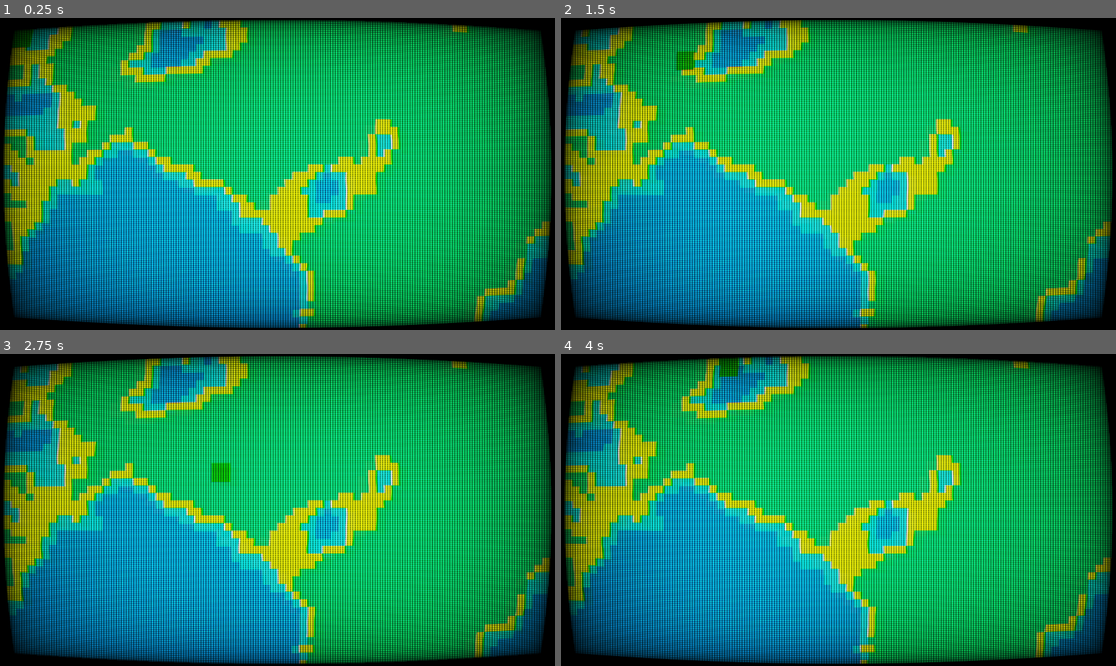
Above: before the commit, frames 1-4 (two rows, left to right).
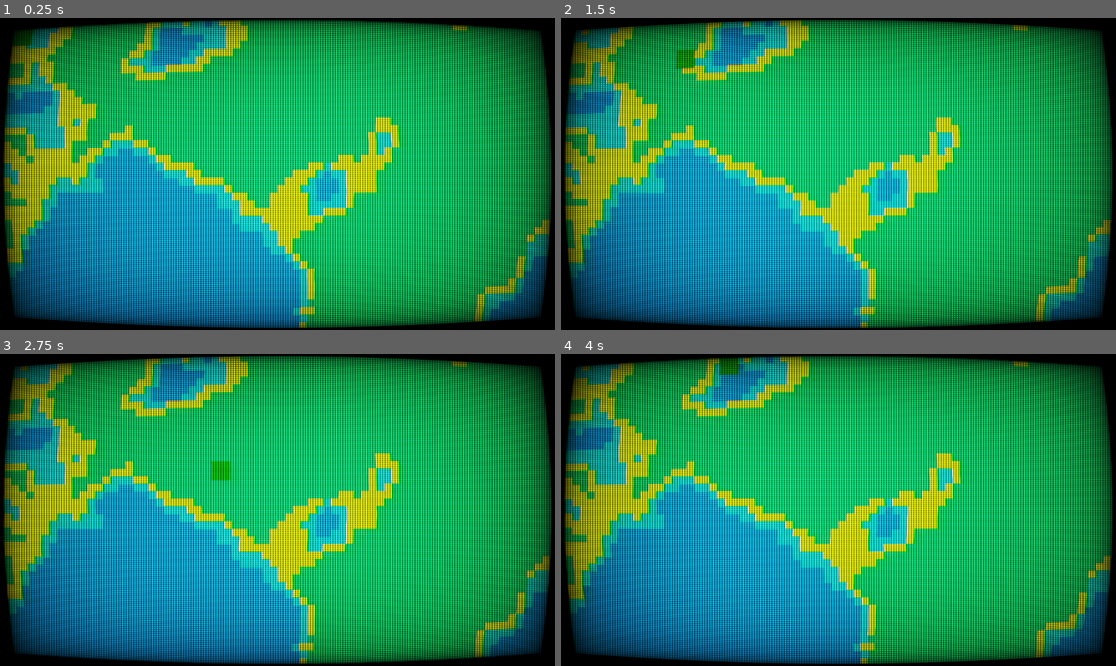
Above: after the commit, the same moments.

Repository: edenYosef1990/myGodotGame
Game: Godot game, scene res://MainScene.tscn
Two runs of this game, one before a commit and one after it. Both use one fixed random seed, a clock stepped at 60 frames per second and the inputs below.
Inputs (mouse positions are in pixels of both pictures, inside the frame that each line leads up to):
- Up to frame 1 (0.25 s): no input
- Up to frame 2 (1.5 s): move the mouse to (960, 158) at 0.52 s; hold Right (ui_right) 0.53-1.28 s; click (960, 158) at 0.67 s; move the mouse to (727, 189) at 1.27 s; hold Down (ui_down) from 1.28 s (still down); click (727, 189) at 1.42 s
- Up to frame 3 (2.75 s): move the mouse to (333, 441) at 2.02 s; release Down (ui_down) at 2.03 s; hold Right (ui_right) from 2.03 s (still down); click (333, 441) at 2.17 s
- Up to frame 4 (4 s): move the mouse to (810, 572) at 2.77 s; release Right (ui_right) at 2.78 s; hold Up (ui_up) 2.78-3.53 s; click (810, 572) at 2.92 s; move the mouse to (1005, 556) at 3.52 s; hold Left (ui_left) from 3.53 s (still down); click (1005, 556) at 3.67 s

The runs differ from the first frame. In frame 1, 4.7% of the frame differs, in the area x 0-100%, y 0-100%; in frame 2, 4.7%; in frame 3, 4.8%; in frame 4, 4.7%.

Commit message:
fixed camera again

Diff:
--- a/GameManager/GameManager.gd
+++ b/GameManager/GameManager.gd
@@ -25,7 +25,7 @@
 func updateRect():
 
 	var topLeft = Vector2(min(startRectangle.x,endRectangle.x), min(startRectangle.y,endRectangle.y))
-	selectionRectangle.position = topLeft;
+	selectionRectangle.set_position(topLeft);
 	selectionRectangle.size = (endRectangle - startRectangle).abs();
 	pass
 
--- a/MainScene.tscn
+++ b/MainScene.tscn
@@ -73,7 +73,7 @@
 color = Color(0, 0.262745, 0.827451, 0.32549)
 
 [node name="Camera2D" type="Camera2D" parent="."]
-anchor_mode = 0
+position = Vector2(575, 328)
 script = ExtResource("7_ab42k")
 
 [node name="CanvasLayer" type="CanvasLayer" parent="Camera2D"]
